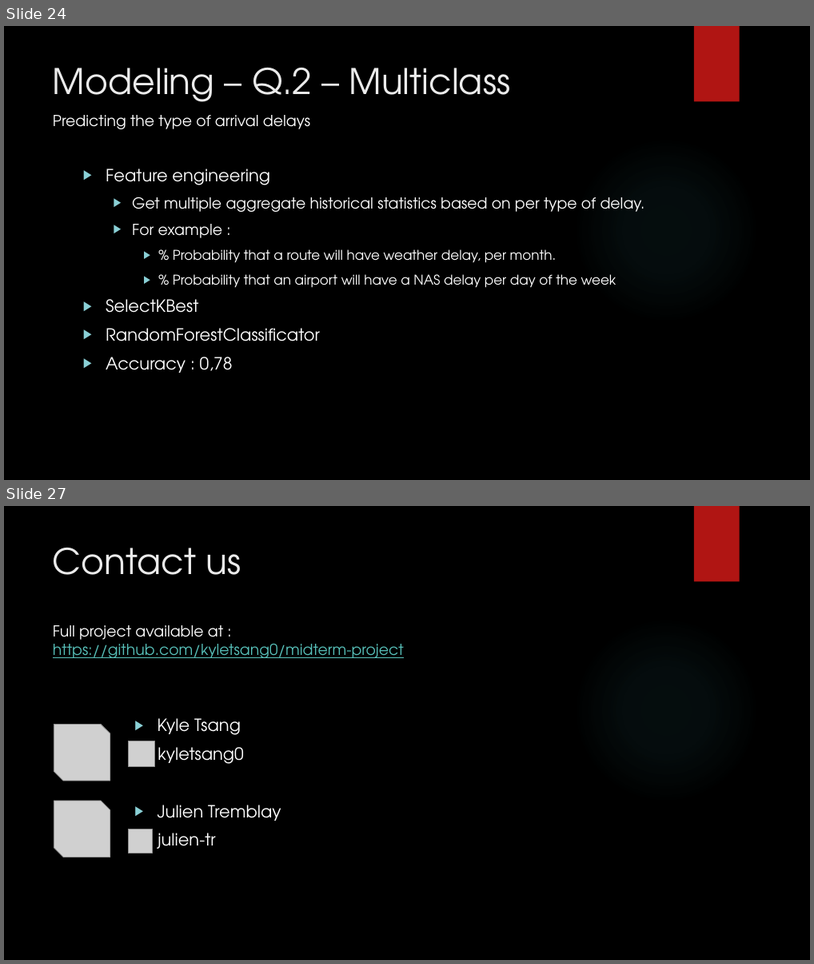
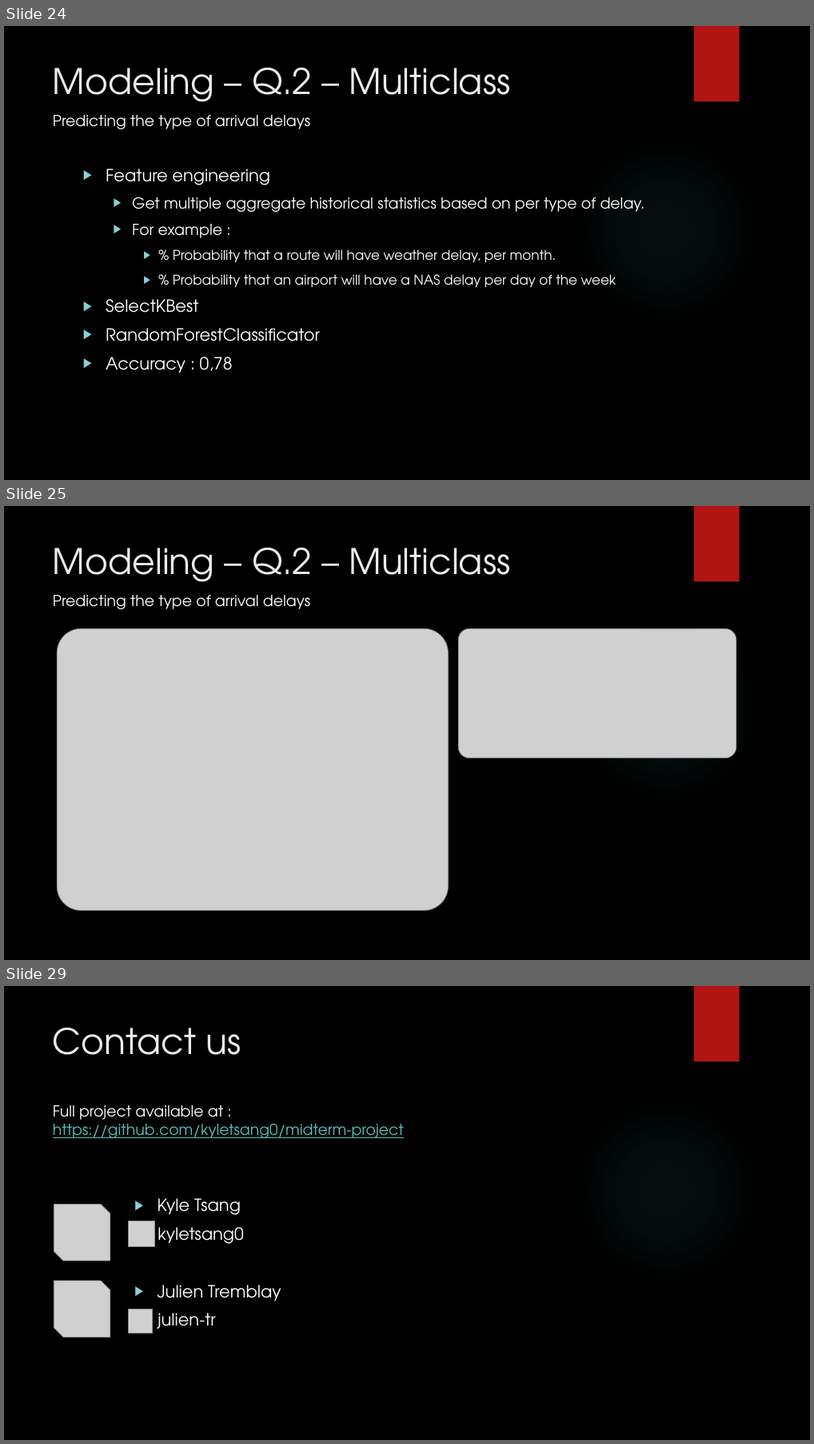
Before and after one commit to kyletsang0/flight-delay-predictor, a slide deck: midterm_presentation.ppsx. Shown one above the other, each under a label of ours: slides 24 and 27 before the commit, slides 24, 25 and 29 after it; the slides between them are not shown. The pictures are 814x964 and 814x1444 pixels, drawn with LibreOffice and Linux fonts; fonts in the diff are those of the drawing; grey boxes stand for pictures; background and template pictures are left out. Boxes give left, top, right and bottom in pixels: in the first picture for what was removed or moved away, otherwise in the second. Text is boxed around its words. In the diff, an @@ line names an element or a change of style, - is before the commit and + after.

```diff
--- a/midterm_presentation.ppsx
+++ b/midterm_presentation.ppsx
@@ slide 25 added at bbox=[4, 506, 810, 960], background picture (left out); not listed: 2 template elements that a slide beside it also shows @@
@@ title added at bbox=[53, 548, 511, 582], 42 pt, text #EBEBEB @@
+Modeling – Q.2 – Multiclass
@@ text added at bbox=[53, 595, 310, 609], 18 pt, text #FFFFFF @@
+Predicting the type of arrival delays
@@ picture added at bbox=[58, 629, 449, 910] @@
@@ picture added at bbox=[459, 629, 738, 758] @@
@@ what was slide 27 is now slide 29 @@
```
Also in this commit, not shown: 6 slides changed, 1 other slide added.
